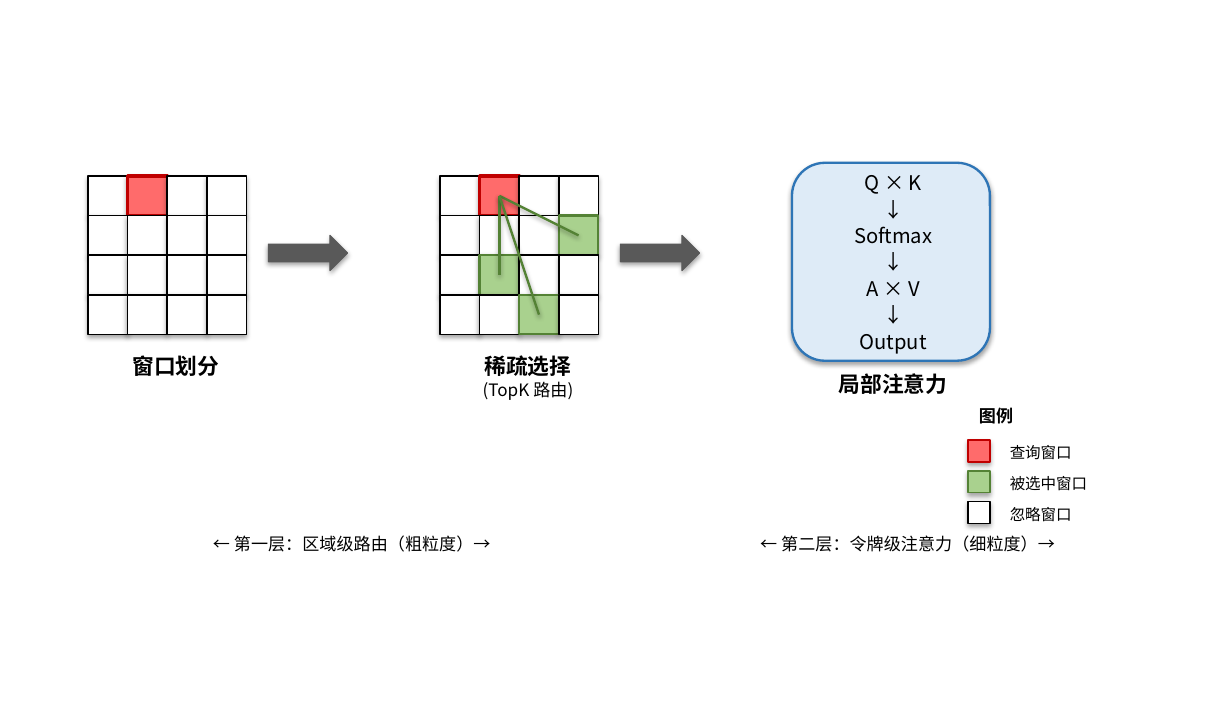
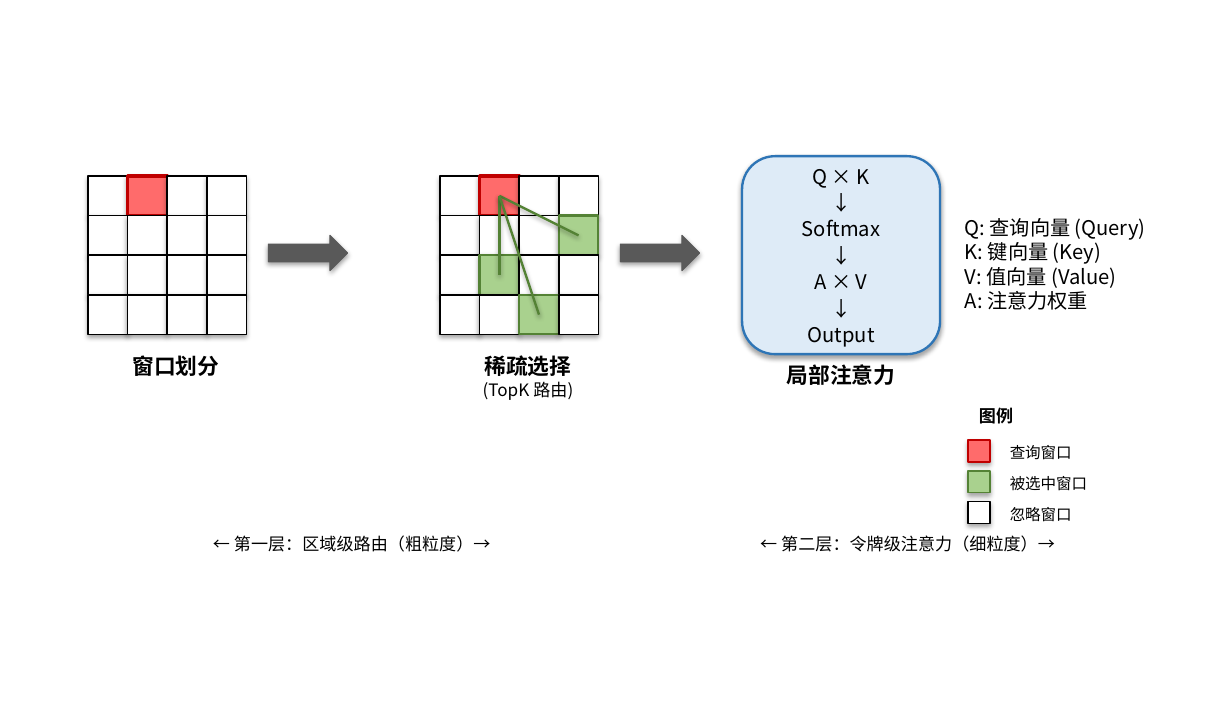
Before and after one commit to bytemanxie/SZU_Latex_Master_Template, a slide deck: slide 1 of figure/cp3/fig3-4_biformer_diagram.pptx. Drawn at 1232x704 pixels with LibreOffice and Linux fonts; fonts in the diff are those of the drawing. Boxes give left, top, right and bottom in pixels: in the first picture for what was removed or moved away, otherwise in the second. Text is boxed around its words. In the diff, an @@ line names an element or a change of style, - is before the commit and + after.

```diff
--- a/figure/cp3/fig3-4_biformer_diagram.pptx
+++ b/figure/cp3/fig3-4_biformer_diagram.pptx
@@ text added at (965, 218, 1146, 310), 13 pt, text #000000 @@
+Q: 查询向量 (Query)
+K: 键向量 (Key)
+V: 值向量 (Value)
+A: 注意力权重
@@ 7 texts, 1 rounded rectangle: place and size @@
-7 texts, 1 rounded rectangle at (793, 163, 991, 361)
+7 texts, 1 rounded rectangle at (742, 157, 940, 354)
@@ text "局部注意力": place and size @@
-text "局部注意力" at (839, 373, 948, 394)
+text "局部注意力" at (787, 364, 896, 385)
```
Also in this commit, not shown: 5 other files.
